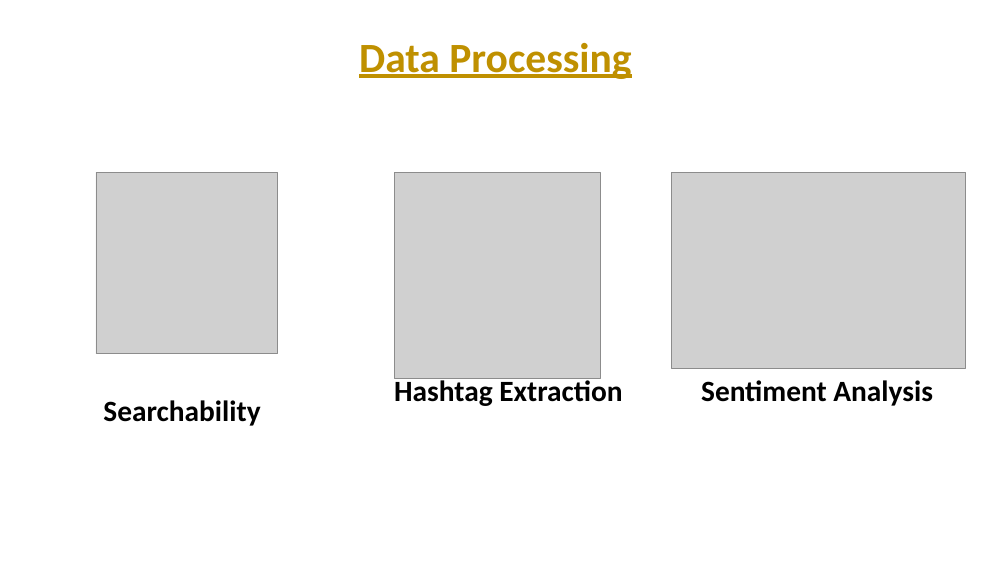
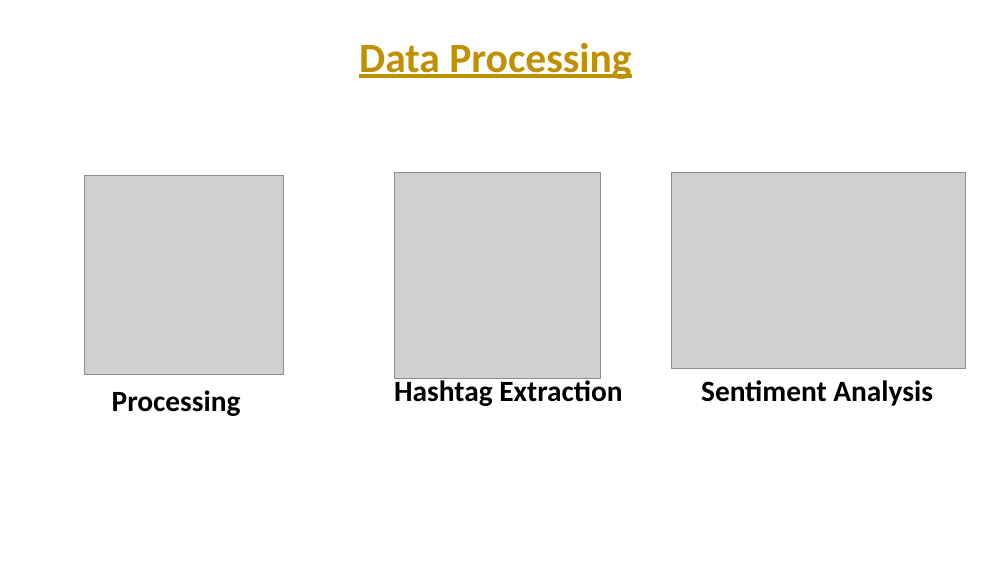
Before and after one commit to amjadAwad95/Twitter-Stream-Processing-Pipeline, a slide deck: slide 4 of Presentation/Presentation.pptx (slide 5 before the commit). Drawn at 1008x567 pixels with LibreOffice and Linux fonts; fonts in the diff are those of the drawing; grey boxes stand for pictures. Boxes give left, top, right and bottom in pixels: in the first picture for what was removed or moved away, otherwise in the second. Text is boxed around its words. In the diff, an @@ line names an element or a change of style, - is before the commit and + after.

```diff
--- a/Presentation/Presentation.pptx
+++ b/Presentation/Presentation.pptx
@@ picture: place and size @@
-picture at [96, 172, 278, 355]
+picture at [85, 175, 284, 374]
@@ text at [112, 390, 241, 416]: text changed @@
-Searchability
+Processing
```
Also in this commit, not shown: 5 other slides changed, 1 slide removed.
